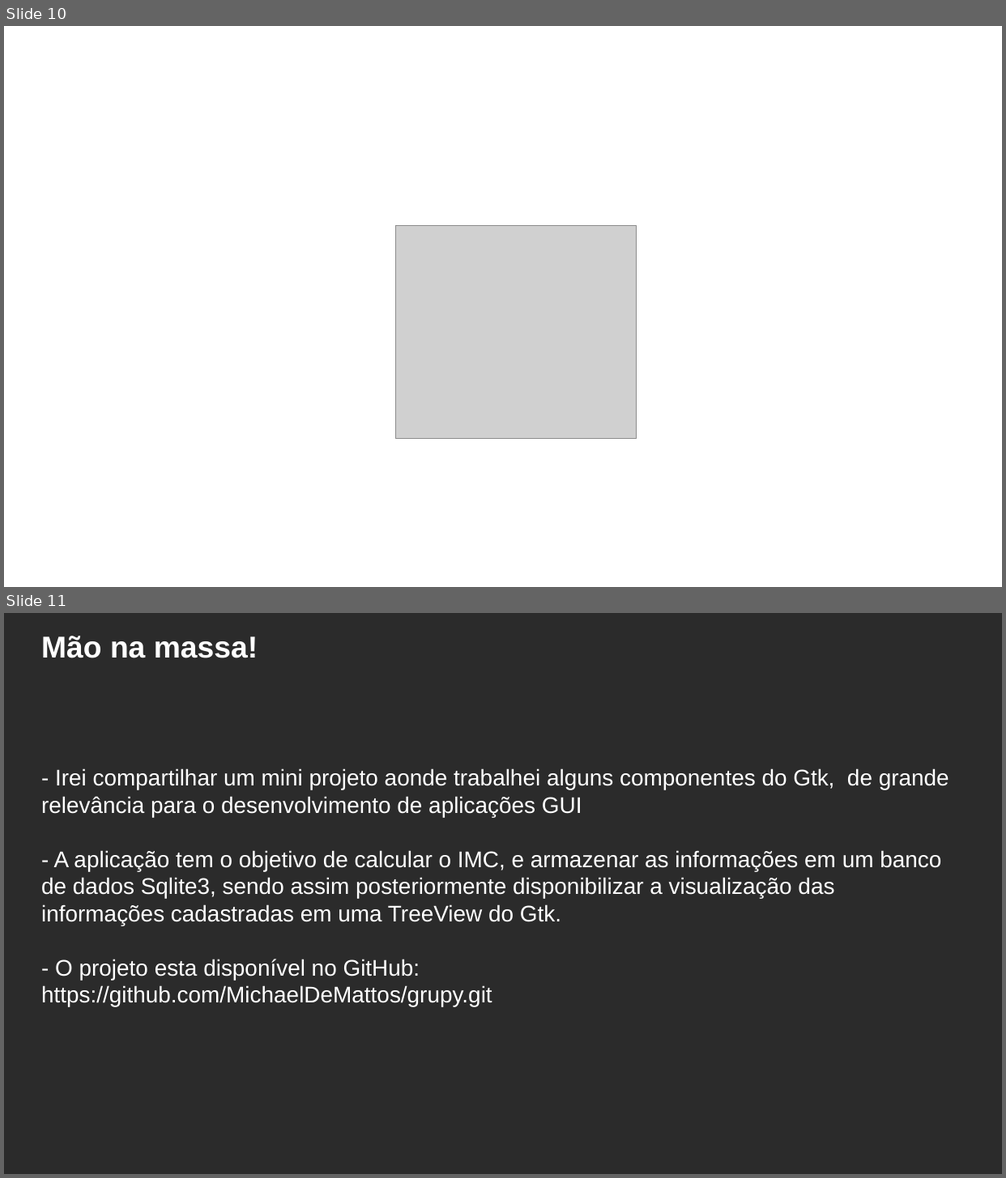
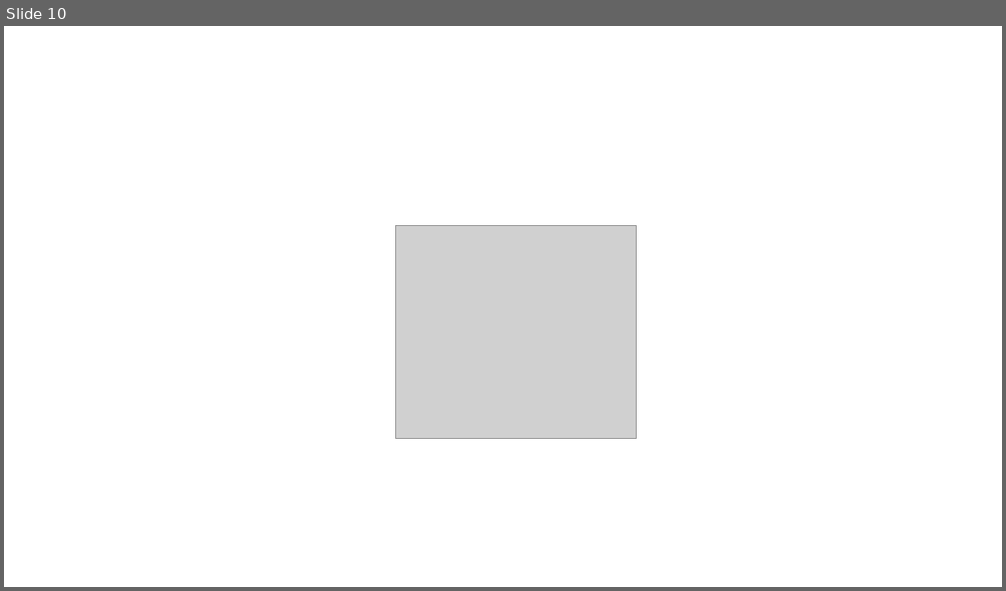
Before and after one commit to MichaelDeMattos/grupy, a slide deck: pylestra.odp. Shown one above the other, each under a label of ours: slides 10 and 11 before the commit, slide 10 after it. The pictures are 1006x1178 and 1006x591 pixels, drawn with LibreOffice and Linux fonts; fonts in the diff are those of the drawing; grey boxes stand for pictures; background and template pictures are left out; a plain dark background stands for a picture behind light text. Boxes give left, top, right and bottom in pixels: in the first picture for what was removed or moved away, otherwise in the second. Text is boxed around its words. In the diff, an @@ line names an element or a change of style, - is before the commit and + after.

```diff
--- a/pylestra.odp
+++ b/pylestra.odp
@@ slide 11 removed at box(4, 613, 1002, 1174), background picture (left out) @@
@@ text removed at box(41, 636, 258, 658) @@
-Mão na massa!
@@ text removed at box(41, 769, 949, 1007) @@
-- Irei compartilhar um mini projeto aonde trabalhei alguns componentes do Gtk, de grande relevância para o desenvolvimento de aplicações GUI
-- A aplicação tem o objetivo de calcular o IMC, e armazenar as informações em um banco de dados Sqlite3, sendo assim posteriormente disponibilizar a visualização das informações cadastradas em uma TreeView do Gtk.
-- O projeto esta disponível no GitHub:
-https://github.com/MichaelDeMattos/grupy.git
```
Also in this commit, not shown: 2 slides added.
